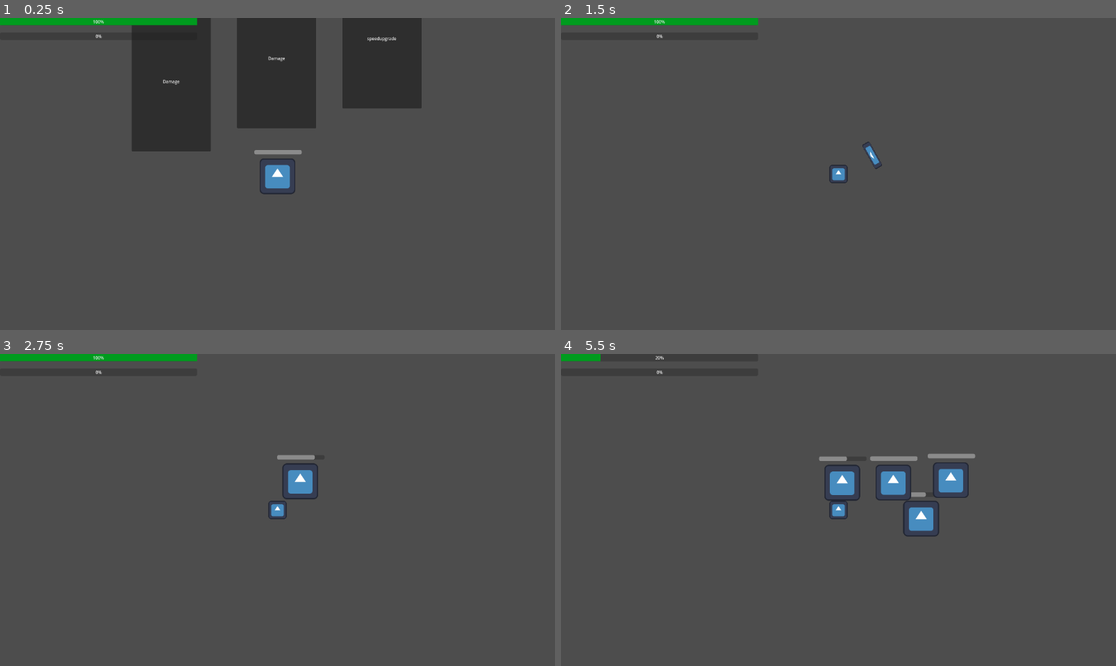
Above: before the commit, frames 1-4 (two rows, left to right).
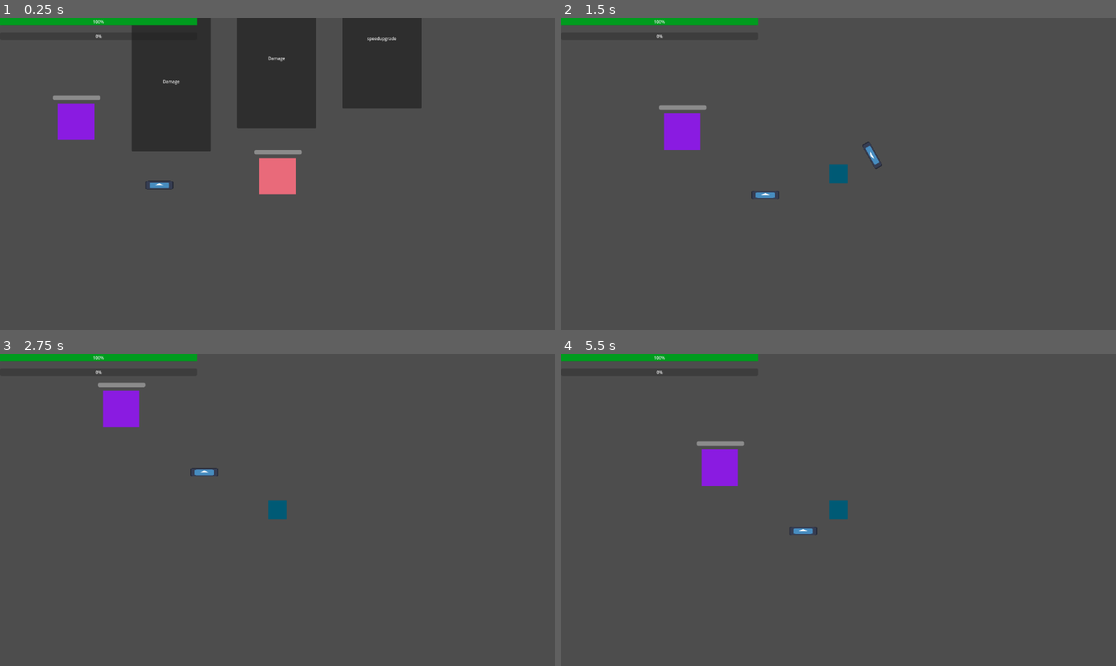
Above: after the commit, the same moments.

Repository: lostlp09/Survival-game
Game: Godot game, scene res://node_2d.tscn
Same seed, same stepped clock (60 frames per second), same inputs: the game is played once before the commit and once after it. The engine's default icon, where the game draws it, is replaced by a stand-in: a white triangle on a blue panel in a dark square.
Inputs:
- Up to frame 1 (0.25 s): no input
- Up to frame 2 (1.5 s): tap Enter at 0.5 s; hold D (right) 0.53-1.25 s; tap Alt at 0.6 s; click "Damage" at 1.25 s
- Up to frame 3 (2.75 s): hold S (backwards) from 2.03 s (still down); tap Shift at 2.1 s
- Up to frame 4 (5.5 s): release S (backwards) at 2.78 s; hold D (right) 2.78-3.53 s; tap Alt at 2.85, 4.35 s; hold W (forward) 3.53-4.28 s; tap Shift at 3.6, 5.1 s; hold A (left) from 4.28 s (still down)

The runs differ from the first frame. In frame 1, 1.8% of the frame differs, in the area x 9-54%, y 24-57%; in frame 2, 1.2%; in frame 3, 1.8%; in frame 4, 4.1%, in the area x 7-75%, y 0-59%.

Commit message:
working on Wave
before i make all the upgrades playable i should focus on the main game.Because of this im trying to a add a very simple Wave system

Diff:
--- a/survival/bulletscript.gd
+++ b/survival/bulletscript.gd
@@ -2,6 +2,7 @@
 @export var  Enemy =  0
 @export var Damage = 20
 @onready var player
+
 var Xp = preload("res://xp.tscn")
 
 func _ready() -> void:
@@ -19,9 +20,13 @@
 func _on_area_2d_body_entered(body: Node2D) -> void:
 	if body == Enemy:
 		self.queue_free()
-
 		body.get_node("ProgressBar").value -= Damage
 		if body.get_node("ProgressBar").value <= 0:
+			self.get_parent().Enemys.erase(body)
+			if self.get_parent().allspawned == true and self.get_parent().Enemys.size() == 0:
+				self.get_parent().nextwavepls.call()
+
+
 			if player.Health  + player.lifesteal > 100:
 				player.Health = 100
 			else:
@@ -30,7 +35,7 @@
 			player.Health += player.lifesteal
 			for i in range(0,randi_range(3,6)):
 				var clone = Xp.instantiate()
-				clone.position = body.position +Vector2(0,i * 2)
+				clone.position = body.position +Vector2(0,i * 10)
 				self.get_parent().add_child(clone)
 
 			body.queue_free()
--- a/survival/infwave.gd
+++ b/survival/infwave.gd
@@ -1,14 +1,26 @@
 extends Node2D
+@export var nextwavepls:Callable
+signal call
+var anzahl = 0
+@export var  alive = true
+@export var Enemys:Array = []
+@export var allspawned = false
+func _ready() -> void:
+	nextwavepls= nextwave
+	while alive == true:
+		allspawned = false
+		for i in range(0,(anzahl +1) *2):
+			var clone= $Storage/Enemy1.duplicate()
+			clone.position = Vector2(0,8)
+			Enemys.append(clone)
+			clone.process_mode = Node.PROCESS_MODE_INHERIT
+			self.add_child(clone)
 
-signal call
-# Called when the node enters the scene tree for the first time.
-func _ready() -> void:
+			await  get_tree().create_timer(1).timeout
+		allspawned = true
+		anzahl += 1
+		await  self.call
 
-	for i in range(0,20):
-		var clone= $Storage/Enemy1.duplicate()
-		clone.position = Vector2(0,8)
-		clone.process_mode = Node.PROCESS_MODE_INHERIT
-		self.add_child(clone)
-
-
-		await  get_tree().create_timer(1).timeout
+func nextwave()->void:
+	print("spawning")
+	call.emit()
--- a/survival/node_2d.tscn
+++ b/survival/node_2d.tscn
@@ -1,10 +1,11 @@
-[gd_scene load_steps=14 format=3 uid="uid://bu75n8ukwfj17"]
+[gd_scene load_steps=17 format=3 uid="uid://bu75n8ukwfj17"]
 
 [ext_resource type="Script" uid="uid://1sv668pfpmri" path="res://character_body_2d.gd" id="1_0e48y"]
 [ext_resource type="Script" uid="uid://pcgacjneyw44" path="res://infwave.gd" id="1_q6r6c"]
 [ext_resource type="Texture2D" uid="uid://bsh6xovnipca3" path="res://icon.svg" id="2_epypp"]
 [ext_resource type="Script" uid="uid://bcs747gd3l2bs" path="res://enemy_1.gd" id="3_epypp"]
 [ext_resource type="Script" uid="uid://cbb6xs3rgkp6n" path="res://bulletscript.gd" id="4_0hol4"]
+[ext_resource type="Script" uid="uid://gje2f0jr1bg2" path="res://panel.gd" id="5_rj586"]
 [ext_resource type="Script" uid="uid://xje0cw3auf2p" path="res://progressbar.gd" id="6_kdubu"]
 [ext_resource type="Script" uid="uid://c1n4xknwtik4w" path="res://health.gd" id="7_d21ai"]
 
@@ -17,6 +18,9 @@
 [sub_resource type="RectangleShape2D" id="RectangleShape2D_d21ai"]
 size = Vector2(142, 143)
 
+[sub_resource type="StyleBoxFlat" id="StyleBoxFlat_4d7sh"]
+bg_color = Color(1, 1, 1, 1)
+
 [sub_resource type="RectangleShape2D" id="RectangleShape2D_epypp"]
 size = Vector2(63.5, 65.5)
 
@@ -26,11 +30,13 @@
 [sub_resource type="StyleBoxFlat" id="StyleBoxFlat_rj586"]
 bg_color = Color(2.81565e-06, 0.609098, 0.117314, 1)
 
+[sub_resource type="StyleBoxFlat" id="StyleBoxFlat_d21ai"]
+bg_color = Color(1.15514e-06, 0.351911, 0.458905, 1)
+
 [node name="Node2D" type="Node2D"]
 script = ExtResource("1_q6r6c")
 
 [node name="Storage" type="Node2D" parent="."]
-visible = false
 
 [node name="bullet" type="Sprite2D" parent="Storage"]
 process_mode = 4
@@ -52,9 +58,6 @@
 collision_mask = 3
 script = ExtResource("3_epypp")
 
-[node name="Icon" type="Sprite2D" parent="Storage/Enemy1"]
-texture = ExtResource("2_epypp")
-
 [node name="CollisionShape2D" type="CollisionShape2D" parent="Storage/Enemy1"]
 position = Vector2(0.5, -0.5)
 shape = SubResource("RectangleShape2D_0hol4")
@@ -75,14 +78,18 @@
 position = Vector2(1, 0.5)
 shape = SubResource("RectangleShape2D_d21ai")
 
+[node name="Panel" type="Panel" parent="Storage/Enemy1"]
+offset_left = -65.0
+offset_top = -65.0
+offset_right = 65.0
+offset_bottom = 65.0
+theme_override_styles/panel = SubResource("StyleBoxFlat_4d7sh")
+script = ExtResource("5_rj586")
+
 [node name="Player" type="CharacterBody2D" parent="."]
 collision_layer = 9
 collision_mask = 9
 script = ExtResource("1_0e48y")
-
-[node name="Icon" type="Sprite2D" parent="Player"]
-scale = Vector2(0.5, 0.5)
-texture = ExtResource("2_epypp")
 
 [node name="Camera2D" type="Camera2D" parent="Player"]
 zoom = Vector2(0.58, 0.58)
@@ -127,4 +134,11 @@
 value = 100.0
 script = ExtResource("7_d21ai")
 
+[node name="Panel" type="Panel" parent="Player"]
+offset_left = -32.0
+offset_top = -34.0
+offset_right = 32.0
+offset_bottom = 32.0
+theme_override_styles/panel = SubResource("StyleBoxFlat_d21ai")
+
 [connection signal="body_entered" from="Storage/bullet/Area2D" to="Storage/bullet" method="_on_area_2d_body_entered"]
--- /dev/null
+++ b/survival/panel.gd
@@ -0,0 +1,10 @@
+extends Panel
+
+var Stylebox = StyleBoxFlat.new()
+# Called when the node enters the scene tree for the first time.
+func _ready() -> void:
+	var r = randi_range(0,255)
+	var g = randi_range(0,255)
+	var b = randi_range(0,255)
+	Stylebox.bg_color = Color8(r,g,b)
+	self.add_theme_stylebox_override("panel",Stylebox)
--- a/survival/xp.gd
+++ b/survival/xp.gd
@@ -1,9 +1,8 @@
 extends Node2D
 
-
+var xptextures = [preload("res://Ohne Namen(2)/Ellipse 22.png"),preload("res://Ohne Namen(2)/Ellipse 24.png"),preload("res://Ohne Namen(2)/Ellipse 23.png"),]
 # Called when the node enters the scene tree for the first time.
-func _ready() -> void:
-	pass # Replace with function body.
+func _ready() -> void:	self.get_node("Sprite2D").texture = xptextures.pick_random()
 
 
 
Binary file changed: survival/Ohne Namen(2)/Ellipse 23.png
Binary file added: survival/Ohne Namen(2)/Ellipse 24.png
Not shown, added: survival/Ohne Namen(2)/Ellipse 24.png.import
Not shown, added: survival/panel.gd.uid
